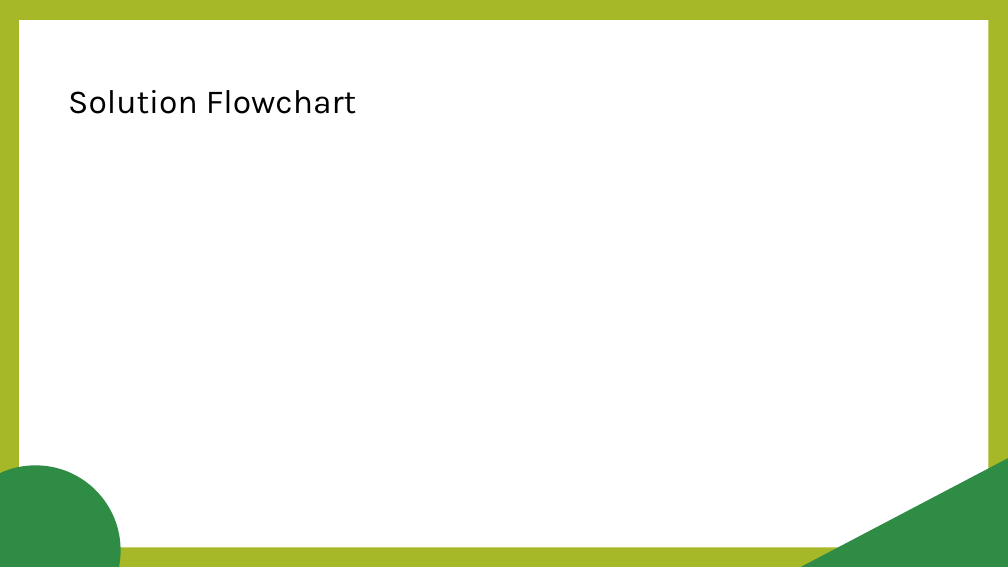
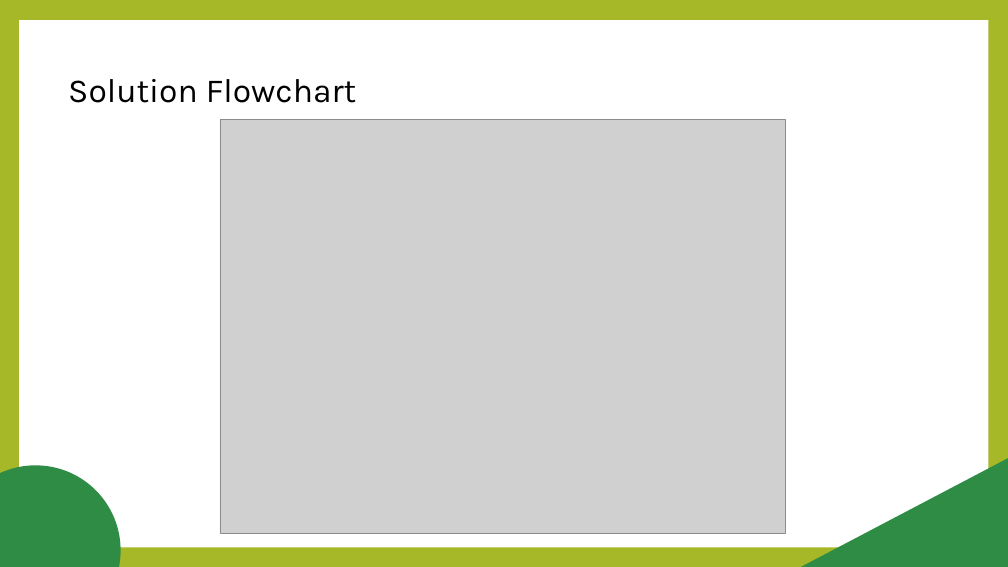
Before and after one commit to Prithxvhie44/HM0024_Himalaya, a slide deck: slide 4 of Team Himalaya (HM0024).pptx. Drawn at 1008x567 pixels with LibreOffice and Linux fonts; fonts in the diff are those of the drawing; grey boxes stand for pictures. Boxes give left, top, right and bottom in pixels: in the first picture for what was removed or moved away, otherwise in the second. Text is boxed around its words. In the diff, an @@ line names an element or a change of style, - is before the commit and + after.

```diff
--- a/Team Himalaya (HM0024).pptx
+++ b/Team Himalaya (HM0024).pptx
@@ text "Solution Flowchart": place and size @@
-text "Solution Flowchart" at [68,90,356,114]
+text "Solution Flowchart" at [68,79,356,103]
@@ picture added at [220,120,785,533] @@
```
Also in this commit, not shown: 1 other slide changed.
